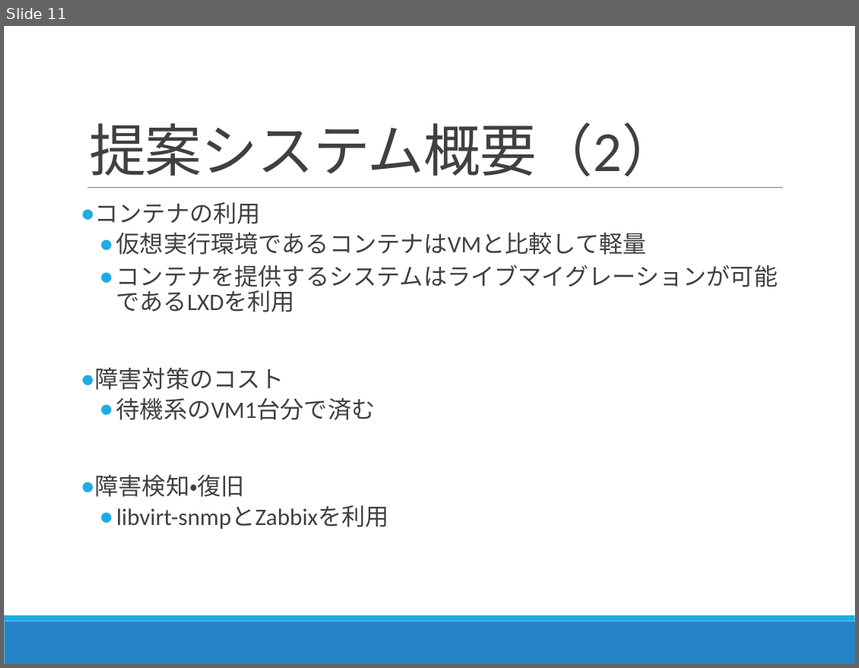
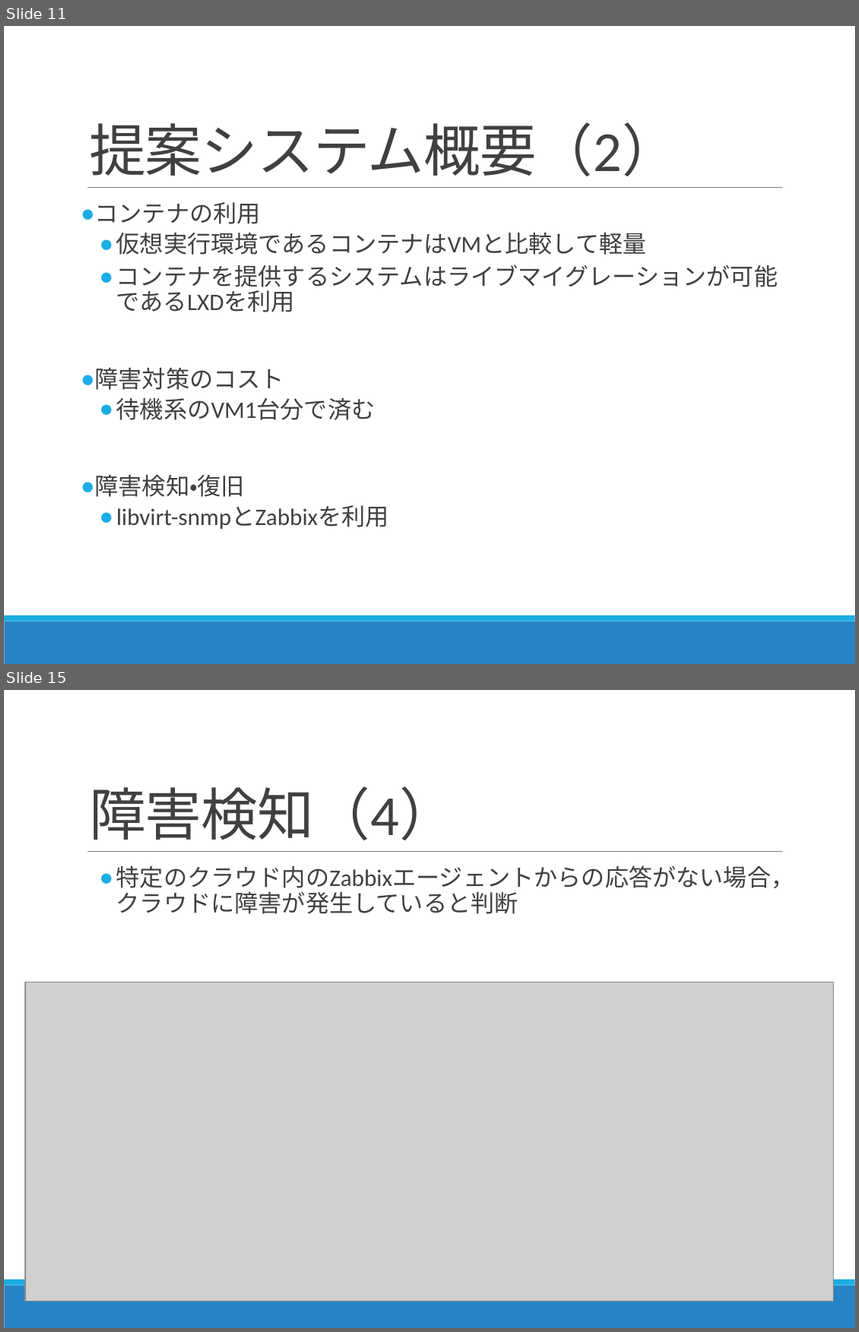
Before and after one commit to Kota0823/Document, a slide deck: 輪講2019-1_鈴木洸太.pptx. Shown one above the other, each under a label of ours: slide 11 before the commit, slides 11 and 15 after it; the slides between them are not shown. The pictures are 859x668 and 859x1332 pixels, drawn with LibreOffice and Linux fonts; fonts in the diff are those of the drawing; grey boxes stand for pictures. Boxes give left, top, right and bottom in pixels: in the first picture for what was removed or moved away, otherwise in the second. Text is boxed around its words. In the diff, an @@ line names an element or a change of style, - is before the commit and + after.

```diff
--- a/輪講2019-1_鈴木洸太.pptx
+++ b/輪講2019-1_鈴木洸太.pptx
@@ slide 15 added at [4, 690, 855, 1328], background #FFFFFF; not listed: 3 template elements that a slide beside it also shows @@
@@ title added at [89, 787, 456, 840], 48 pt, text #404040 @@
+障害検知（4）
@@ text added at [116, 866, 794, 914], 20 pt, text #404040 @@
+  ● 特定のクラウド内のZabbixエージェントからの応答がない場合，クラウドに障害が発生していると判断
@@ picture added at [25, 982, 834, 1301] @@
```
Also in this commit, not shown: 4 slides changed, 1 other file.
